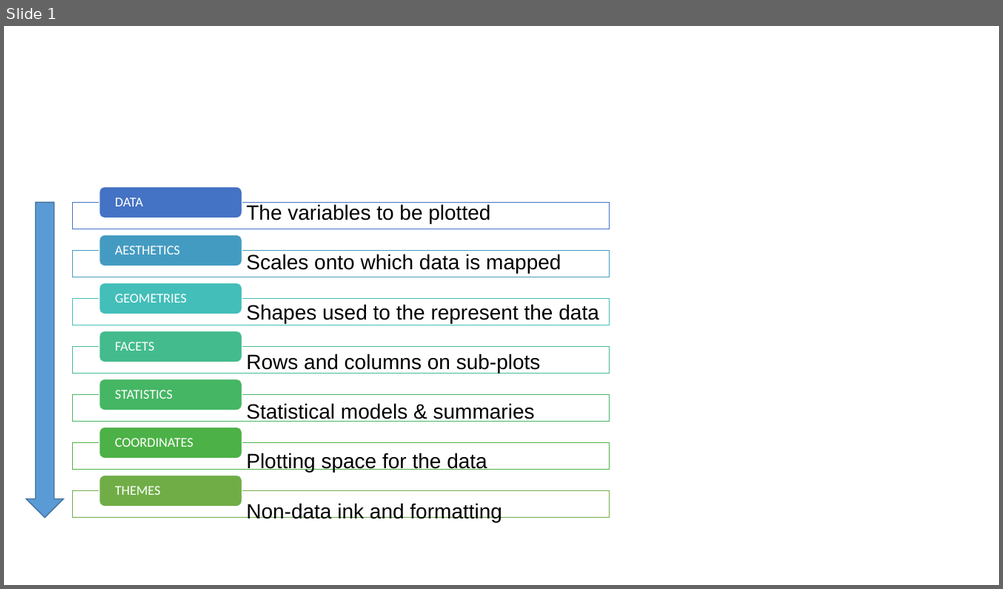
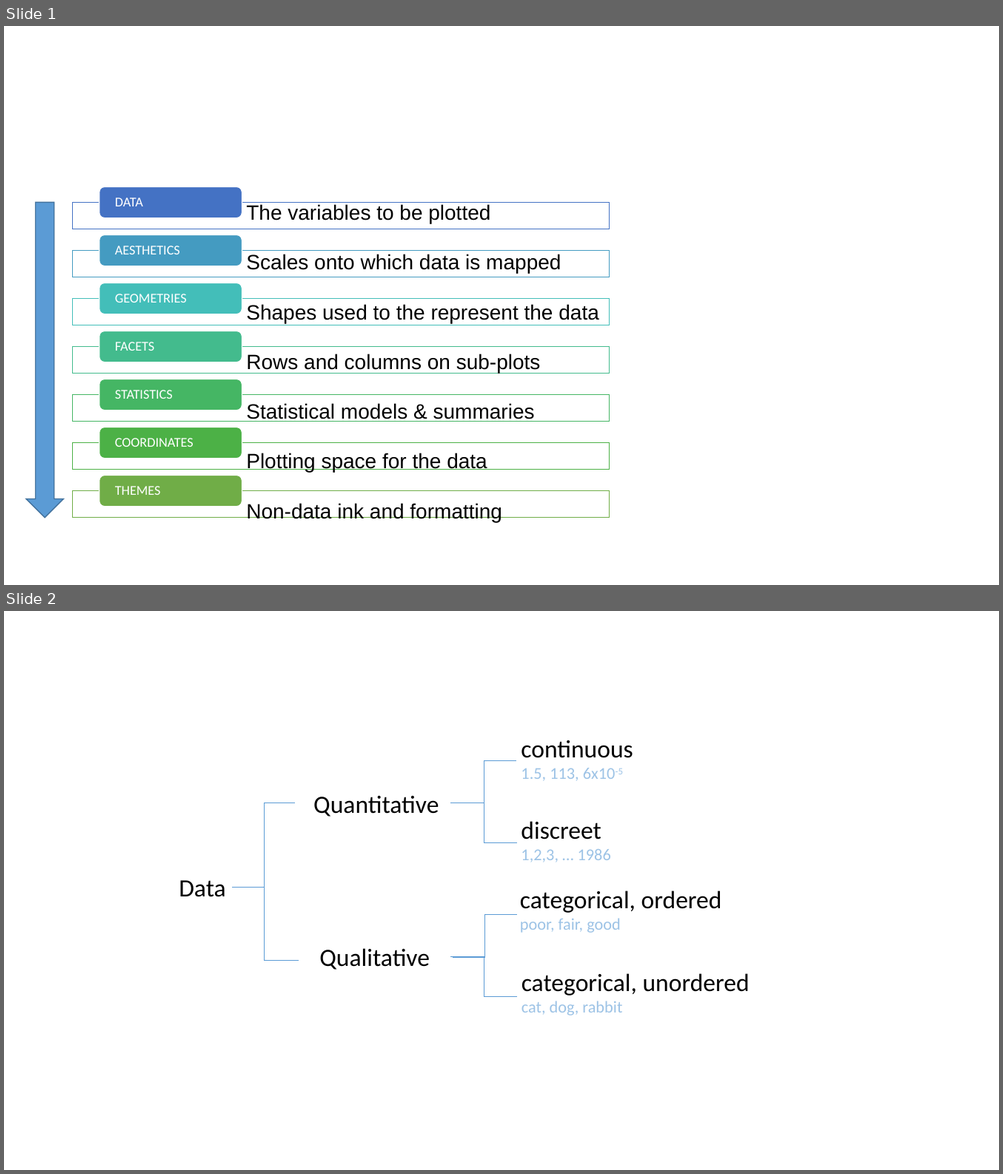
Before and after one commit to GuyonK/DataViz_in_R, a slide deck: figs/Figures.pptx. Shown one above the other, each under a label of ours: slide 1 before the commit, slides 1 and 2 after it. The pictures are 1003x589 and 1003x1174 pixels, drawn with LibreOffice and Linux fonts; fonts in the diff are those of the drawing. Boxes give left, top, right and bottom in pixels: in the first picture for what was removed or moved away, otherwise in the second. Text is boxed around its words. In the diff, an @@ line names an element or a change of style, - is before the commit and + after.

```diff
--- a/figs/Figures.pptx
+++ b/figs/Figures.pptx
@@ slide 2 added at bbox=[4, 611, 999, 1170], background #FFFFFF @@
@@ group added at bbox=[179, 740, 749, 1016]: 7 texts, 6 elbow lines @@
+Data
+Quantitative
+Qualitative
+continuous
+1.5, 113, 6x10-5
+discreet
+1,2,3, … 1986
+categorical, ordered
+poor, fair, good
+categorical, unordered
+cat, dog, rabbit
```
Also in this commit, not shown: 1 other slide added, 13 other files.
